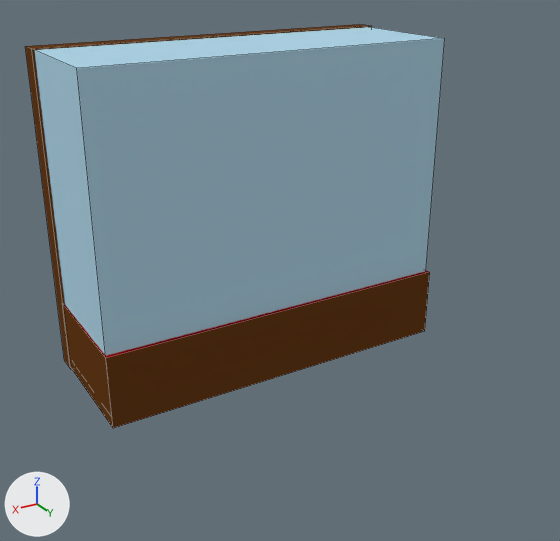
A saved change to the Blender file theroom/excersizes/museum/montre_svaerd.blend.
Rendered twice from a 50 mm camera at (5.32, 9.6, 5.95) aimed at (0.31, 1.24, 1.77). Every picture has the same lights, and +X, +Y and +Z are marked at lower left. Mesh edges are drawn as thin lines.
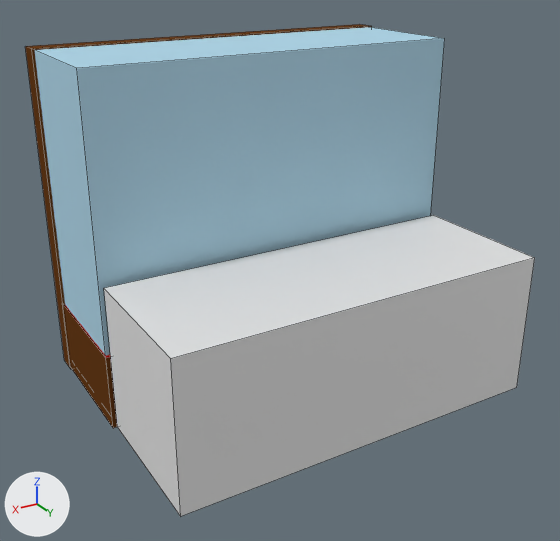
Scene script edits in JSON lines:
```json
{"op": "add", "block": "me_cube_002", "code": ["me_cube_002 = bpy.data.meshes.new('Cube.002')", "me_cube_002.from_pydata(...)  # a box spanning x -1.0..1.0, y -1.0..1.0, z -1.0..1.0"]}
{"op": "add", "block": "ob_front_zone", "code": ["ob_front_zone = bpy.data.objects.new('front.zone', me_cube_002)", "ob_front_zone.location = (0.13, 2.16, 1.05)", "ob_front_zone.scale = (2.61, 1.0, 1.0)"]}
```

Changed parts and their boxes [x1, y1, x2, y2] in the pictures (560 x 541 px):
```json
{"object": "front.zone", "change": "added", "after": [104, 215, 535, 516]}
{"object": "Cube.006", "change": "unchanged, covered by the edit", "before": [64, 270, 430, 428], "after": [64, 305, 117, 428]}
```
